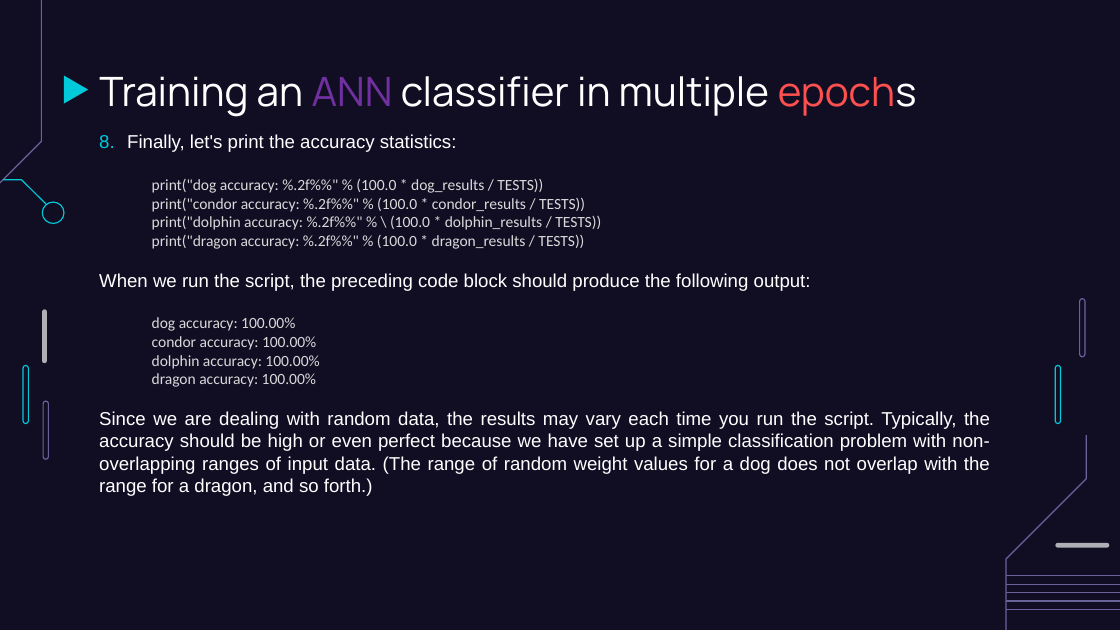
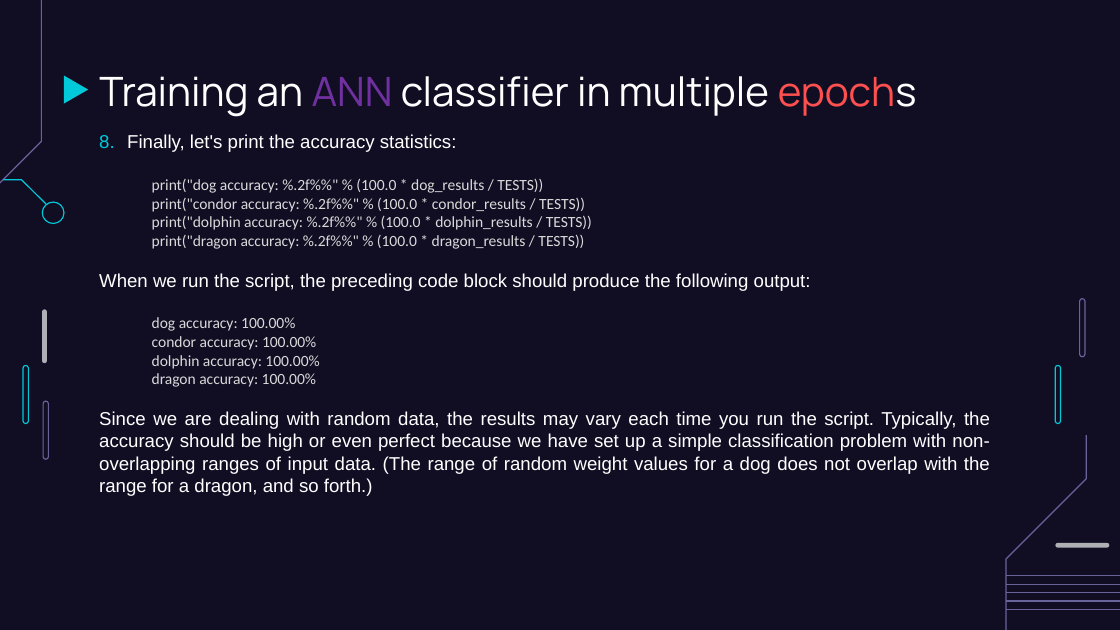
Before and after one commit to MrMrProgrammer/ANN-presentation, a slide deck: slide 26 of ANN.pptx. Drawn at 1120x630 pixels with LibreOffice and Linux fonts; fonts in the diff are those of the drawing. Boxes give left, top, right and bottom in pixels: in the first picture for what was removed or moved away, otherwise in the second. Text is boxed around its words. In the diff, an @@ line names an element or a change of style, - is before the commit and + after.

```diff
--- a/ANN.pptx
+++ b/ANN.pptx
@@ text at (152,216,592,230): text changed @@
-print("dolphin accuracy: %.2f%%" % \ (100.0 * dolphin_results / TESTS))
+print("dolphin accuracy: %.2f%%" % (100.0 * dolphin_results / TESTS))
```
Also in this commit, not shown: 4 other slides changed, 1 other file.
